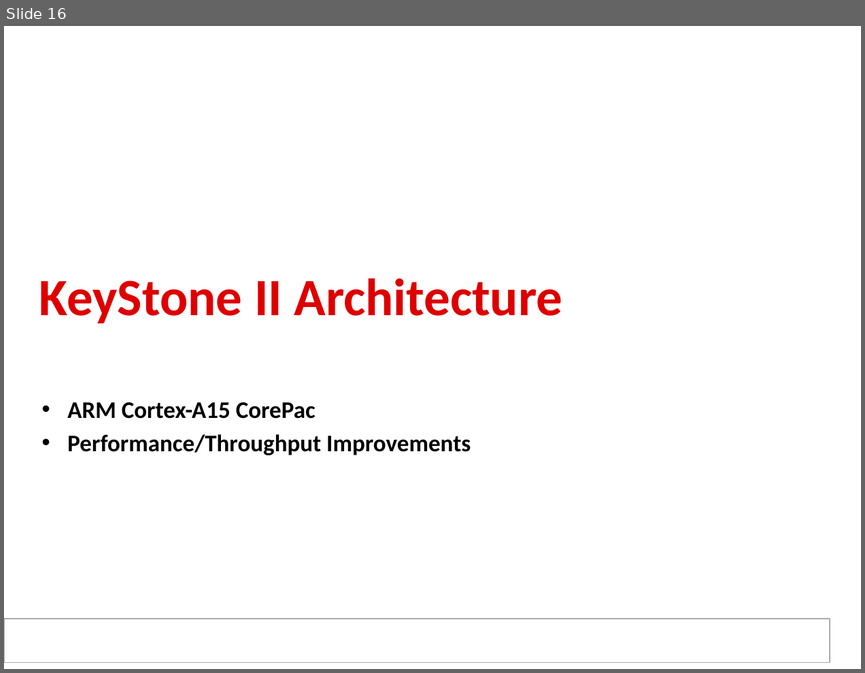
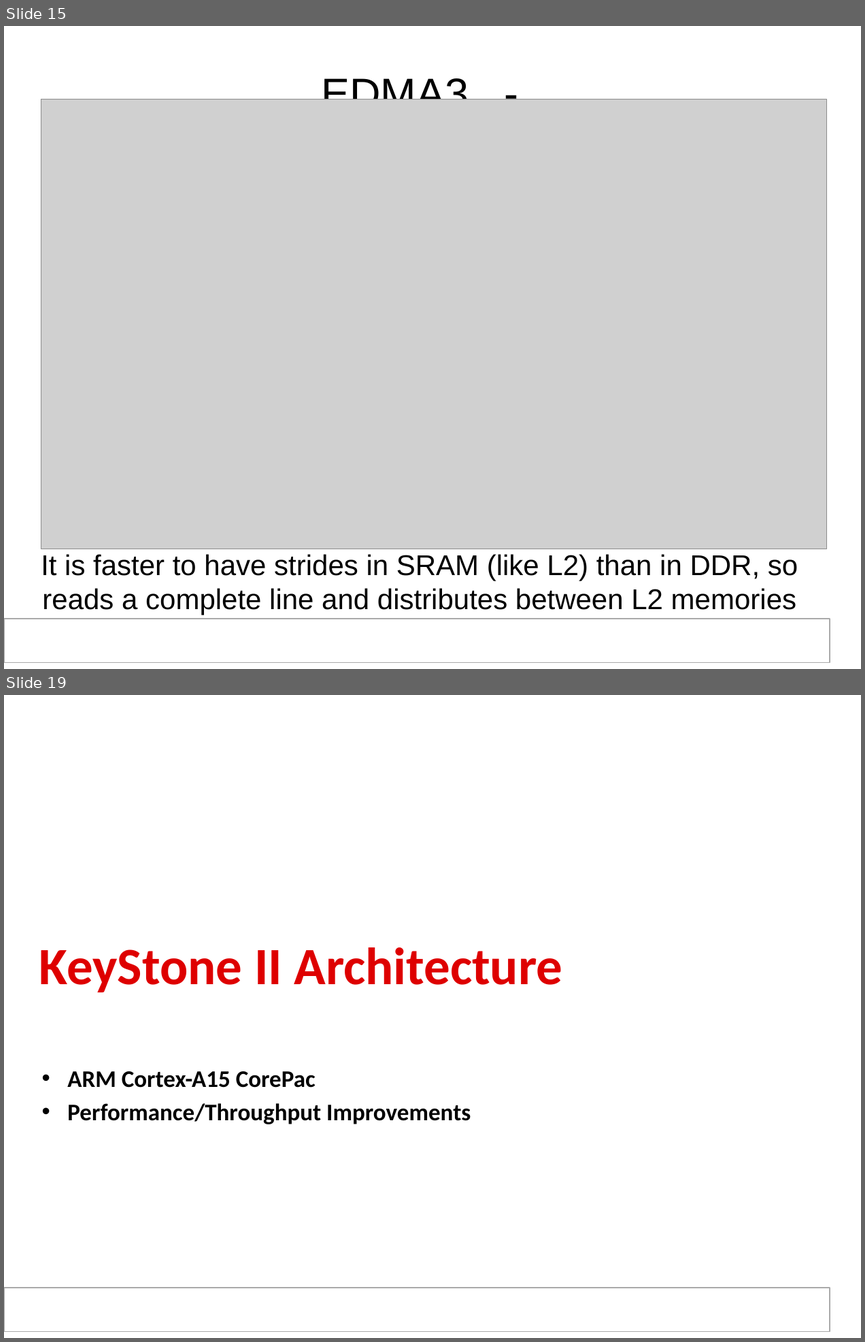
Before and after one commit to hari1989/keystone-workshop, a slide deck: slides/KeyStone SoC Architecture.pptx. Shown one above the other, each under a label of ours: slide 16 before the commit, slides 15 and 19 after it; the slides between them are not shown. The pictures are 865x673 and 865x1342 pixels, drawn with LibreOffice and Linux fonts; fonts in the diff are those of the drawing; grey boxes stand for pictures; background and template pictures are left out. Boxes give left, top, right and bottom in pixels: in the first picture for what was removed or moved away, otherwise in the second. Text is boxed around its words. In the diff, an @@ line names an element or a change of style, - is before the commit and + after.

Commit message:
1. delete detailed navigator  - leave it to later 2. Add EDMA slides to show why 3D transfer is needed in source and destination

```diff
--- a/slides/KeyStone SoC Architecture.pptx
+++ b/slides/KeyStone SoC Architecture.pptx
@@ slide 15 added at [4,26,861,669], background #FFFFFF; not listed: 1 template element that a slide beside it also shows @@
@@ text added at [321,75,468,99], 36 pt, text #000000 @@
+EDMA3 -
+Transfer 2D destination
@@ picture added at [41,99,827,549] @@
@@ text added at [41,554,798,614], 24 pt, text #000000 @@
+It is faster to have strides in SRAM (like L2) than in DDR, so reads a complete line and distributes between L2 memories
@@ what was slide 16 is now slide 19 @@
```
Also in this commit, not shown: 9 slides changed, 3 other slides added, 1 slide removed.
